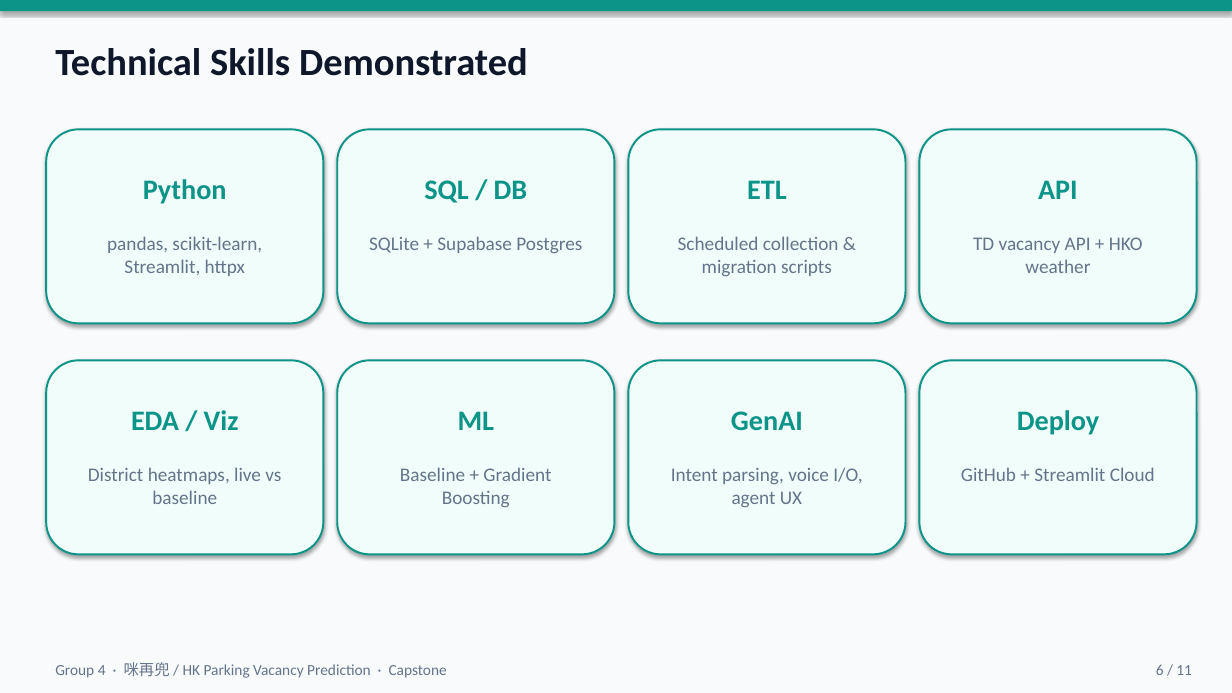
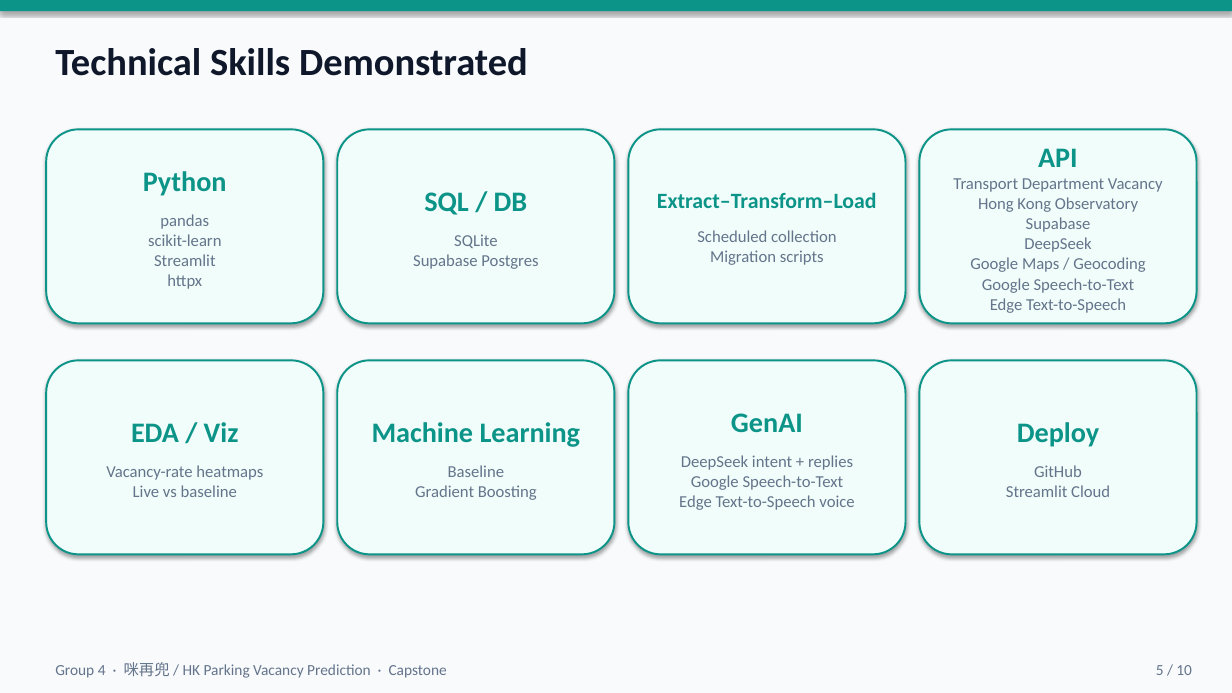
Before and after one commit to keithlky1992/hk-parking-vacancy-prediction, a slide deck: slide 5 of presentation/Group4_HK_Parking_Vacancy_Prediction.pptx (slide 6 before the commit). Drawn at 1232x693 pixels with LibreOffice and Linux fonts; fonts in the diff are those of the drawing. Boxes give left, top, right and bottom in pixels: in the first picture for what was removed or moved away, otherwise in the second. Text is boxed around its words. In the diff, an @@ line names an element or a change of style, - is before the commit and + after.

```diff
--- a/presentation/Group4_HK_Parking_Vacancy_Prediction.pptx
+++ b/presentation/Group4_HK_Parking_Vacancy_Prediction.pptx
@@ vertical alignment top to middle in 8 elements at bbox=[143, 171, 227, 289], bbox=[1006, 422, 1110, 497], bbox=[413, 192, 538, 269], bbox=[372, 422, 581, 500], bbox=[657, 192, 877, 265], bbox=[106, 422, 263, 497], bbox=[679, 413, 854, 510], bbox=[953, 148, 1163, 313] @@
@@ text at bbox=[953, 148, 1163, 313]: text changed; size 15 to 13 pt @@
-TD vacancy API + HKO weather
+API
+Transport Department Vacancy
+Hong Kong Observatory
+Supabase
+DeepSeek
+Google Maps / Geocoding
+Google Speech-to-Text
+Edge Text-to-Speech
@@ text at bbox=[143, 171, 227, 289]: text changed; size 15 to 13 pt @@
-pandas, scikit-learn, Streamlit, httpx
+Python
+pandas
+scikit-learn
+Streamlit
+httpx
@@ text removed at bbox=[143, 179, 227, 204] @@
-Python
@@ text at bbox=[413, 192, 538, 269]: text changed; size 15 to 13 pt @@
-SQLite + Supabase Postgres
+SQL / DB
+SQLite
+Supabase Postgres
@@ text removed at bbox=[424, 180, 528, 203] @@
-SQL / DB
@@ text at bbox=[657, 192, 877, 265]: text changed; size 15 to 13 pt @@
-Scheduled collection & migration scripts
+Extract–Transform–Load
+Scheduled collection
+Migration scripts
@@ text removed at bbox=[747, 180, 787, 199] @@
-ETL
@@ text removed at bbox=[1038, 180, 1078, 199] @@
-API
@@ text removed at bbox=[131, 410, 239, 430] @@
-EDA / Viz
@@ text removed at bbox=[458, 411, 495, 430] @@
-ML
@@ text at bbox=[679, 413, 854, 510]: text changed; size 15 to 13 pt @@
-Intent parsing, voice I/O, agent UX
+GenAI
+DeepSeek intent + replies
+Google Speech-to-Text
+Edge Text-to-Speech voice
@@ text removed at bbox=[731, 411, 803, 431] @@
-GenAI
@@ text removed at bbox=[1017, 410, 1099, 435] @@
-Deploy
@@ text at bbox=[106, 422, 263, 497]: text changed; size 15 to 13 pt @@
-District heatmaps, live vs baseline
+EDA / Viz
+Vacancy-rate heatmaps
+Live vs baseline
@@ text at bbox=[372, 422, 581, 500]: text changed; size 15 to 13 pt @@
-Baseline + Gradient Boosting
+Machine Learning
+Baseline
+Gradient Boosting
@@ text at bbox=[1006, 422, 1110, 497]: text changed; size 15 to 13 pt @@
-GitHub + Streamlit Cloud
+Deploy
+GitHub
+Streamlit Cloud
@@ text at bbox=[1156, 665, 1192, 675]: text changed @@
-6 / 11
+5 / 10
```
Also in this commit, not shown: 9 other slides changed, 1 slide removed, 6 other files.
